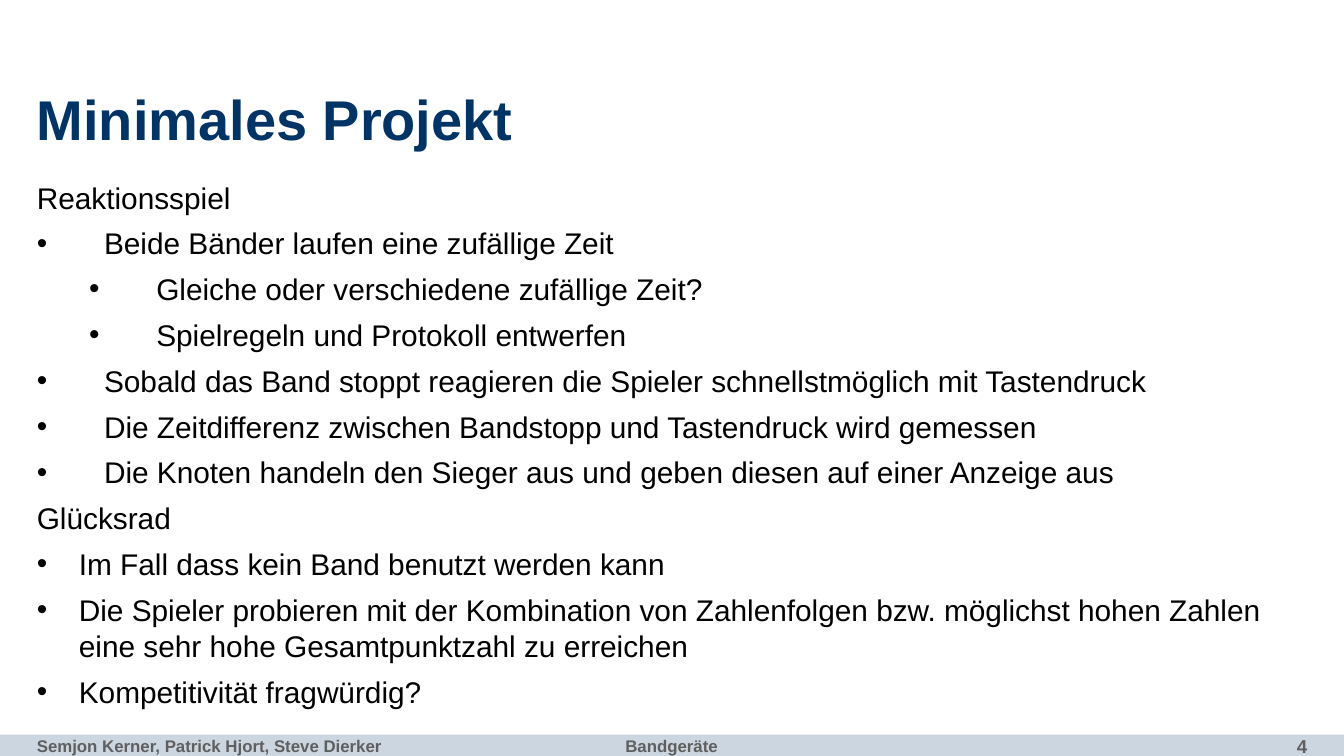
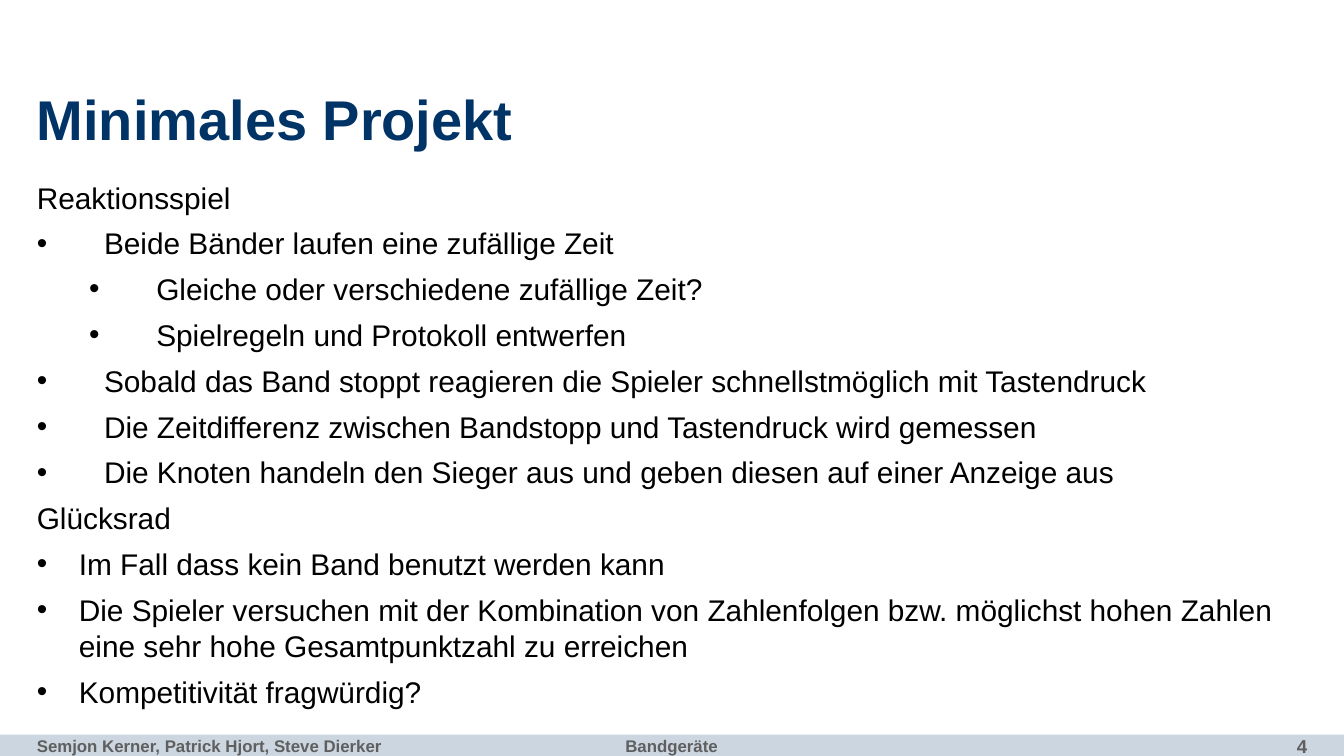
Before and after one commit to fu-inet-swp17/team1, a slide deck: slide 4 of slides/bandgeraete.pptx. Drawn at 1344x756 pixels with LibreOffice and Linux fonts; fonts in the diff are those of the drawing; background and template pictures are left out. Boxes give left, top, right and bottom in pixels: in the first picture for what was removed or moved away, otherwise in the second. Text is boxed around its words. In the diff, an @@ line names an element or a change of style, - is before the commit and + after.

```diff
--- a/slides/bandgeraete.pptx
+++ b/slides/bandgeraete.pptx
@@ text at box(79, 599, 1272, 663): text changed @@
-• Die Spieler probieren mit der Kombination von Zahlenfolgen bzw. möglichst hohen Zahlen eine sehr hohe Gesamtpunktzahl zu erreichen
+• Die Spieler versuchen mit der Kombination von Zahlenfolgen bzw. möglichst hohen Zahlen eine sehr hohe Gesamtpunktzahl zu erreichen
```
Also in this commit, not shown: 2 other slides changed, 3 slides added, 2 slides removed, 1 other file.
